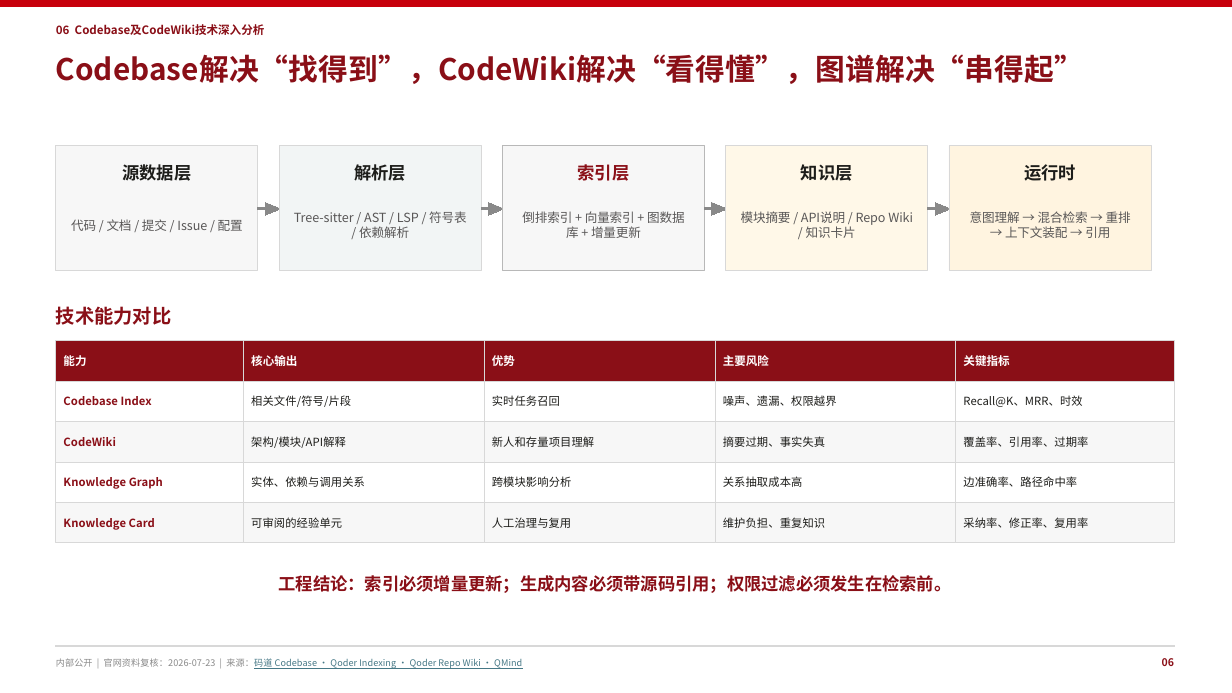
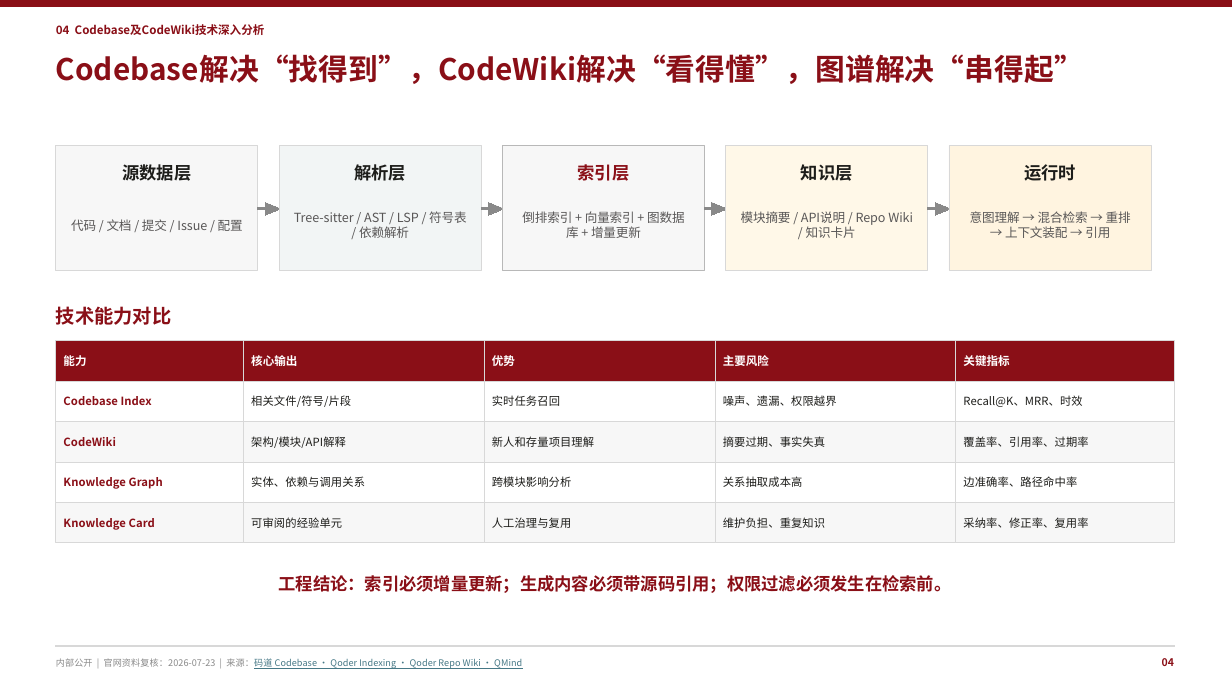
Before and after one commit to peter-liu1997/ai-solution-reports, a slide deck: slide 5 of AI-Coding-工具能力赋能-16页华为企业方案风格版.pptx (slide 7 before the commit). Drawn at 1232x693 pixels with LibreOffice and Linux fonts; fonts in the diff are those of the drawing. Boxes give left, top, right and bottom in pixels: in the first picture for what was removed or moved away, otherwise in the second. Text is boxed around its words. In the diff, an @@ line names an element or a change of style, - is before the commit and + after.

```diff
--- a/AI-Coding-工具能力赋能-16页华为企业方案风格版.pptx
+++ b/AI-Coding-工具能力赋能-16页华为企业方案风格版.pptx
@@ rectangle at (0, 0, 1232, 6): fill #C7000B to #8A0F17; outline #C7000B 0 pt to #8A0F17 0 pt @@
@@ text at (56, 24, 265, 35): text changed @@
-06 Codebase及CodeWiki技术深入分析
+04 Codebase及CodeWiki技术深入分析
@@ text at (1162, 658, 1174, 666): text changed @@
-06
+04
```
Also in this commit, not shown: 15 other slides changed.
